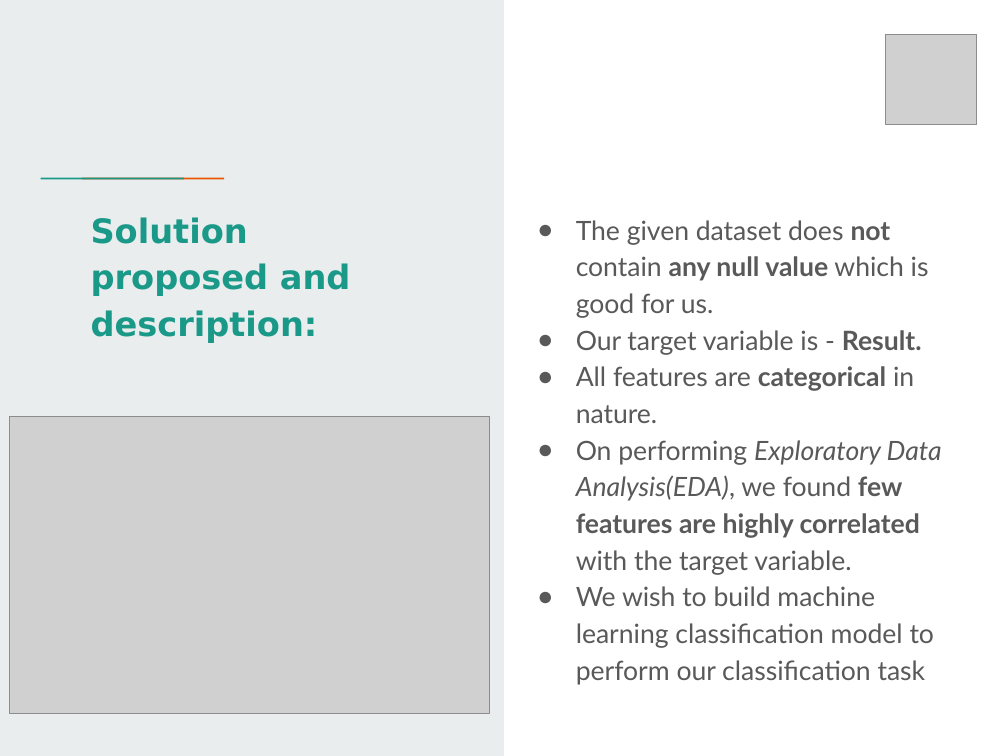
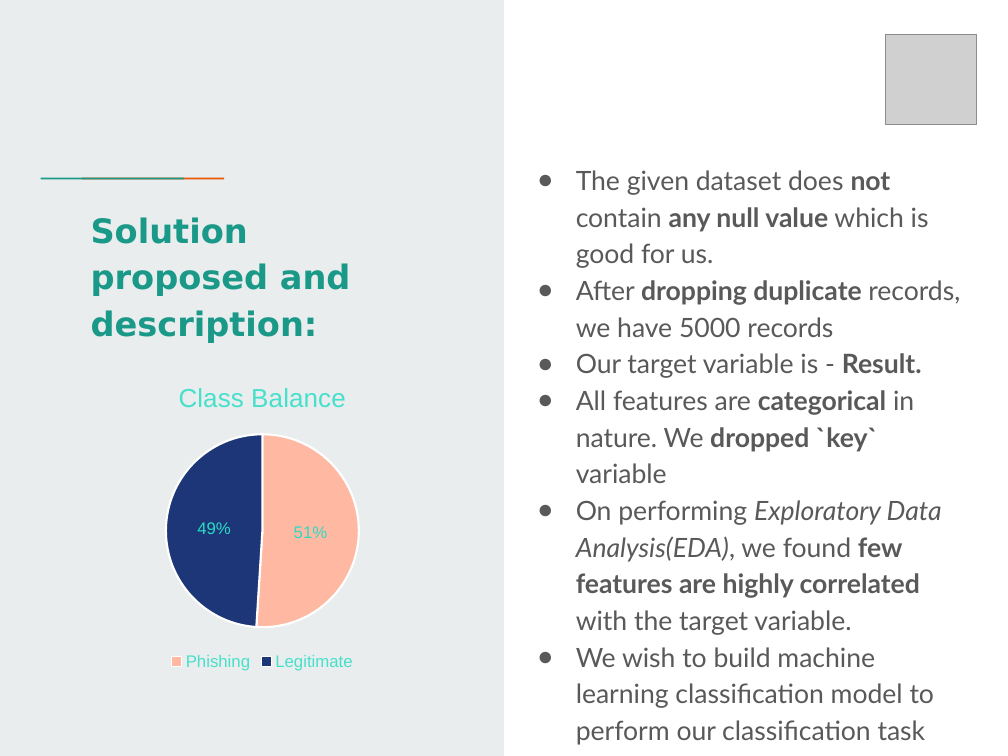
Before and after one commit to Redcof/HPE_Machine_Learning_Hackathon_CG_2022, a slide deck: slide 3 of HPE_Machine_Learning_Hackathon_CG_2022.pptx. Drawn at 1008x756 pixels with LibreOffice and Linux fonts; fonts in the diff are those of the drawing; grey boxes stand for pictures. Boxes give left, top, right and bottom in pixels: in the first picture for what was removed or moved away, otherwise in the second. Text is boxed around its words. In the diff, an @@ line names an element or a change of style, - is before the commit and + after.

```diff
--- a/HPE_Machine_Learning_Hackathon_CG_2022.pptx
+++ b/HPE_Machine_Learning_Hackathon_CG_2022.pptx
@@ text "The given dataset does not ...": place and size @@
-text "The given dataset does not ..." at (576,220,942,685)
+text "The given dataset does not ..." at (576,170,960,708)
@@ text at (576,280,960,337): paragraph added @@
+● After dropping duplicate records, we have 5000 records
@@ pie chart added at (89,364,436,674) @@
+title "Class Balance"
+categories: Phishing, Legitimate
+Class Balance: 51, 49
@@ picture removed at (10,416,490,713) @@
@@ text at (576,390,914,483): text changed @@
-● All features are categorical in nature.
+● All features are categorical in nature. We dropped `key` variable
```
Also in this commit, not shown: 5 other slides changed, 1 slide added, 36 other files.
